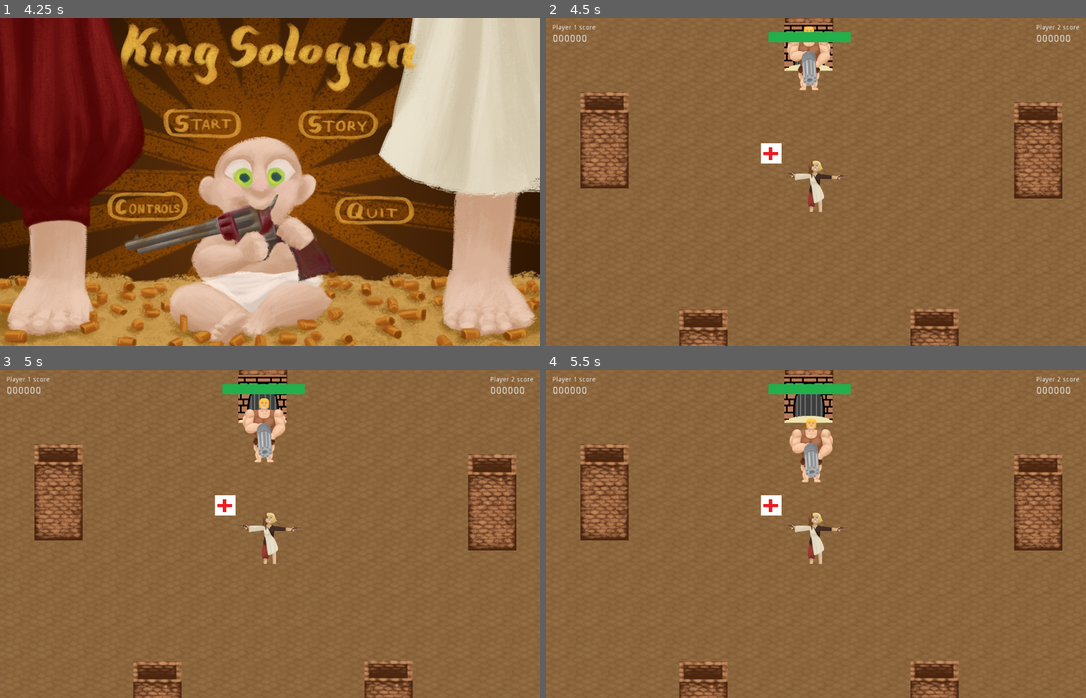
Above: before the commit, frames 1-4 (two rows, left to right).
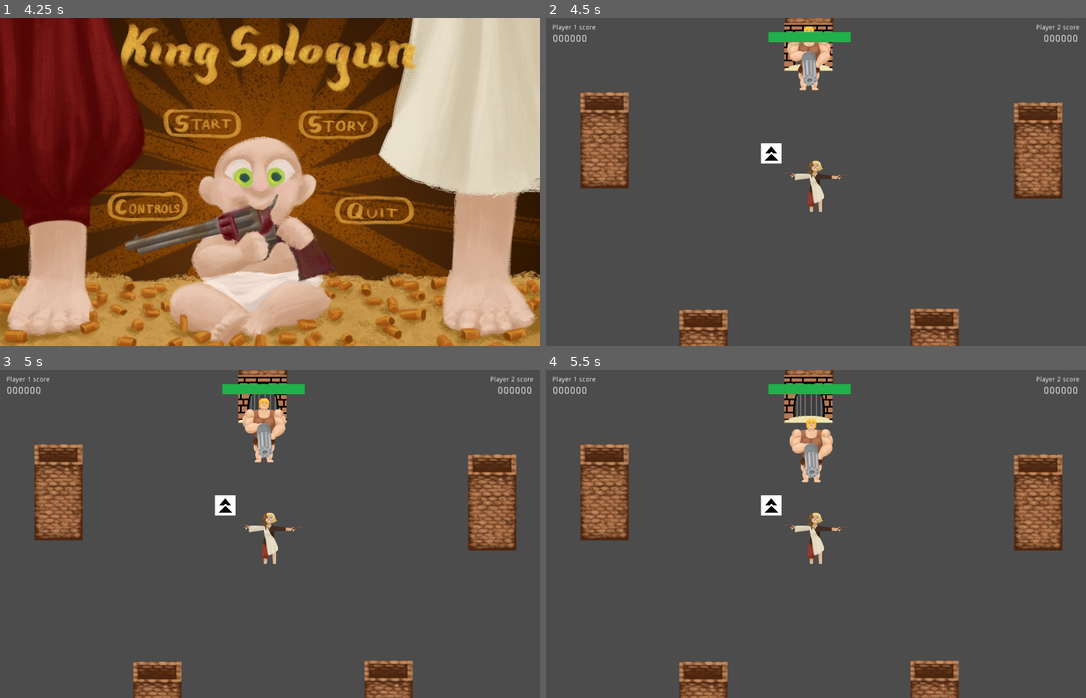
Above: after the commit, the same moments.

Repository: xenoexplorator/Ymir
Game: Godot game, scene res://Root.tscn
The game is run twice, just before and just after one commit, with the same random seed, the same clock (stepped at 60 frames per second) and the same inputs.
Inputs (mouse positions are in pixels of both pictures, inside the frame that each line leads up to):
- Up to frame 1 (4.25 s): click (199, 122) at 0.5 s; click (199, 122) at 1.25 s; click (340, 126) at 2 s; click (340, 126) at 2.75 s; click "OK" at 3.5 s
- Up to frame 2 (4.5 s): click (745, 122) at 4.25 s
- Up to frame 3 (5 s): no input
- Up to frame 4 (5.5 s): no input

Frame 1 is identical in both runs. In frame 2, 90% of the frame differs, in the area x 0-100%, y 0-100%; in frame 3, 90%; in frame 4, 90%.

Commit message:
Upgrade: shotgun!

Diff:
--- a/Scenes/Arena.tscn
+++ b/Scenes/Arena.tscn
@@ -1,20 +1,55 @@
-[gd_scene load_steps=12 format=2]
+[gd_scene load_steps=13 format=2]
 
 [ext_resource path="res://Scenes/Arena.gd" type="Script" id=1]
-[ext_resource path="res://walls_test.tres" type="TileSet" id=2]
-[ext_resource path="res://Scenes/Pillar.tscn" type="PackedScene" id=3]
+[ext_resource path="res://Scenes/Pillar.tscn" type="PackedScene" id=2]
+[ext_resource path="res://walls_test.tres" type="TileSet" id=3]
 [ext_resource path="res://Scenes/Player.tscn" type="PackedScene" id=4]
 [ext_resource path="res://Scenes/EnemySpawner.tscn" type="PackedScene" id=5]
 [ext_resource path="res://Scripts/UIManager.gd" type="Script" id=6]
 [ext_resource path="res://Sprites/barre rouge.png" type="Texture" id=7]
 [ext_resource path="res://Sprites/barre verte.png" type="Texture" id=8]
 [ext_resource path="res://Scripts/HPDisplay.gd" type="Script" id=9]
-[ext_resource path="res://Sounds/Bass-and-choir-free-background-music.wav" type="AudioStream" id=10]
-[ext_resource path="res://Scripts/HealthSpawner.gd" type="Script" id=11]
+[ext_resource path="res://Sprites/barre bleue.png" type="Texture" id=10]
+[ext_resource path="res://Sounds/Bass-and-choir-free-background-music.wav" type="AudioStream" id=11]
+[ext_resource path="res://Scripts/HealthSpawner.gd" type="Script" id=12]
 
 [node name="Arena" type="Node" index="0"]
 
 script = ExtResource( 1 )
+
+[node name="pillars" type="Node" parent="." index="0"]
+
+editor/display_folded = true
+
+[node name="StaticBody2D5" parent="pillars" index="0" instance=ExtResource( 2 )]
+
+position = Vector2( -21.7896, -595.639 )
+collision_layer = 8
+_sections_unfolded = [ "Collision" ]
+
+[node name="StaticBody2D" parent="pillars" index="1" instance=ExtResource( 2 )]
+
+position = Vector2( -350.5, 546.145 )
+collision_layer = 8
+_sections_unfolded = [ "Collision" ]
+
+[node name="StaticBody2D2" parent="pillars" index="2" instance=ExtResource( 2 )]
+
+position = Vector2( 368.484, 542.513 )
+collision_layer = 8
+_sections_unfolded = [ "Collision" ]
+
+[node name="StaticBody2D3" parent="pillars" index="3" instance=ExtResource( 2 )]
+
+position = Vector2( -657.97, -132.284 )
+collision_layer = 8
+_sections_unfolded = [ "Collision" ]
+
+[node name="StaticBody2D4" parent="pillars" index="4" instance=ExtResource( 2 )]
+
+position = Vector2( 691.641, -100.475 )
+collision_layer = 8
+_sections_unfolded = [ "Collision" ]
 
 [node name="TileMap" type="TileMap" parent="." index="0"]
 
@@ -38,40 +73,6 @@
 tile_data = PoolIntArray( -720896, 0, 0, -720895, 0, 0, -720894, 0, 0, -720893, 0, 0, -720892, 0, 0, -720891, 0, 0, -72 …(10226 unchanged characters)…
 _sections_unfolded = [ "Cell", "Collision" ]
 
-[node name="pillars" type="Node" parent="." index="1"]
-
-editor/display_folded = true
-
-[node name="StaticBody2D5" parent="pillars" index="0" instance=ExtResource( 3 )]
-
-position = Vector2( -21.7896, -595.639 )
-collision_layer = 8
-_sections_unfolded = [ "Collision" ]
-
-[node name="StaticBody2D" parent="pillars" index="1" instance=ExtResource( 3 )]
-
-position = Vector2( -350.5, 546.145 )
-collision_layer = 8
-_sections_unfolded = [ "Collision" ]
-
-[node name="StaticBody2D2" parent="pillars" index="2" instance=ExtResource( 3 )]
-
-position = Vector2( 368.484, 542.513 )
-collision_layer = 8
-_sections_unfolded = [ "Collision" ]
-
-[node name="StaticBody2D3" parent="pillars" index="3" instance=ExtResource( 3 )]
-
-position = Vector2( -657.97, -132.284 )
-collision_layer = 8
-_sections_unfolded = [ "Collision" ]
-
-[node name="StaticBody2D4" parent="pillars" index="4" instance=ExtResource( 3 )]
-
-position = Vector2( 691.641, -100.475 )
-collision_layer = 8
-_sections_unfolded = [ "Collision" ]
-
 [node name="Player" parent="." index="2" instance=ExtResource( 4 )]
 
 position = Vector2( -0.163208, -2.45776 )
@@ -108,6 +109,7 @@
 scale = Vector2( 1, 1 )
 transform = Transform2D( 1, 0, 0, 1, 0, 0 )
 script = ExtResource( 6 )
+buff_scale_factor = 900.0
 
 [node name="LabelScoreP1" type="Label" parent="CanvasLayer" index="0"]
 
@@ -157,7 +159,6 @@
 
 [node name="LabelScoreP2" type="Label" parent="CanvasLayer" index="1"]
 
-editor/display_folded = true
 anchor_left = 0.0
 anchor_top = 0.0
 anchor_right = 0.0
@@ -186,8 +187,9 @@
 anchor_top = 0.0
 anchor_right = 0.0
 anchor_bottom = 0.0
-margin_top = 20.0
-margin_right = 48.0
+margin_left = 15.0
+margin_top = 20.0
+margin_right = 63.0
 margin_bottom = 34.0
 rect_scale = Vector2( 1.5, 1.5 )
 rect_pivot_offset = Vector2( 0, 0 )
@@ -204,6 +206,7 @@
 
 [node name="HPUnderBar" type="Sprite" parent="CanvasLayer" index="2"]
 
+editor/display_folded = true
 position = Vector2( 820, 60 )
 texture = ExtResource( 7 )
 _sections_unfolded = [ "Transform" ]
@@ -216,10 +219,26 @@
 script = ExtResource( 9 )
 _sections_unfolded = [ "Offset", "Transform" ]
 
+[node name="PowerUpBarP1" type="Sprite" parent="CanvasLayer" index="3"]
+
+position = Vector2( 20, 90 )
+scale = Vector2( 1, 0.5 )
+texture = ExtResource( 10 )
+offset = Vector2( 128, 0 )
+_sections_unfolded = [ "Offset", "Transform" ]
+
+[node name="PowerUpBarP2" type="Sprite" parent="CanvasLayer" index="4"]
+
+position = Vector2( 1660, 90 )
+scale = Vector2( 1, 0.5 )
+texture = ExtResource( 10 )
+offset = Vector2( -128, 0 )
+_sections_unfolded = [ "Offset", "Transform" ]
+
 [node name="AudioStreamPlayer" type="AudioStreamPlayer" parent="." index="8"]
 
-stream = ExtResource( 10 )
-volume_db = 0.0
+stream = ExtResource( 11 )
+volume_db = -56.89
 pitch_scale = 1.0
 autoplay = true
 mix_target = 0
@@ -227,8 +246,10 @@
 
 [node name="HealthSpawner" type="Node2D" parent="." index="9"]
 
-script = ExtResource( 11 )
+script = ExtResource( 12 )
 minimum_wait = 2000
 maximum_wait = 4000
 
+[connection signal="buff_player" from="Player" to="CanvasLayer" method="_on_buff_player"]
+
 [connection signal="player_damage" from="Player" to="CanvasLayer/HPUnderBar/HPOverBar" method="_on_Player_player_damage"]
--- a/Scenes/Camera2D.gd
+++ b/Scenes/Camera2D.gd
@@ -1,13 +1,4 @@
 extends Camera2D
-
-# class member variables go here, for example:
-# var a = 2
-# var b = "textvar"
-
-func _ready():
-	# Called when the node is added to the scene for the first time.
-	# Initialization here
-	pass
 
 var time = 0
 var period = 0.3
--- a/Scenes/GunUpgrade.tscn
+++ b/Scenes/GunUpgrade.tscn
@@ -8,7 +8,7 @@
 custom_solver_bias = 0.0
 extents = Vector2( 31.4886, 31.6025 )
 
-[node name="GunUpgrade" type="Area2D" index="0"]
+[node name="GunUpgrade" type="Area2D"]
 
 input_pickable = true
 gravity_vec = Vector2( 0, 1 )
@@ -18,7 +18,7 @@
 audio_bus_override = false
 audio_bus_name = "Master"
 script = ExtResource( 1 )
-duration = 15
+duration = 900
 
 [node name="Sprite" type="Sprite" parent="." index="0"]
 
--- a/Scripts/GunUpgrade.gd
+++ b/Scripts/GunUpgrade.gd
@@ -1,11 +1,11 @@
 extends Area2D
 
-export (int) var duration = 15
+export (int) var duration = 900
 
 func _physics_process(delta):
 	var overlap = get_overlapping_bodies()
 	for body in overlap:
 		if body.has_method("upgrade_gun"):
-			body.upgrade_gun(duration)
+			body.upgrade_gun(duration, position)
 			duration = 0
 			queue_free()
--- a/Scripts/HealthSpawner.gd
+++ b/Scripts/HealthSpawner.gd
@@ -4,6 +4,7 @@
 export (int) var maximum_wait = 2000
 var clock = 0
 var health_pack = preload("res://Scenes/HealthPack.tscn")
+var upgrade = preload("res://Scenes/GunUpgrade.tscn")
 
 func _physics_process(delta):
 	clock -= 1
@@ -14,6 +15,7 @@
 func spawn():
 	var x = rand_range(-1500, 1500)
 	var y = rand_range(-800, 800)
-	var pack = health_pack.instance()
-	pack.position = Vector2(x, y)
-	add_child(pack)
+	var i = rand_range(0, 1)
+	var item = [health_pack, upgrade][int(i < 0.5)].instance()
+	item.position = Vector2(x, y)
+	add_child(item)
--- a/Scripts/Player.gd
+++ b/Scripts/Player.gd
@@ -3,8 +3,10 @@
 export (float) var max_hp = 100
 var hp = max_hp
 var bullet_scene = preload("res://Scenes/Bullet.tscn")
+var upgrade_timer = [ 0, 0 ]
 
 signal player_damage
+signal buff_player(player, duration)
 
 func _ready():
 	get_node("KinematicBody2D/Camera2D").make_current()
@@ -13,15 +15,20 @@
 	var bullet = bullet_scene.instance()
 	bullet.shoot(player, origin, orientation)
 	add_child(bullet)
+	if upgrade_timer[player] > 0:
+		for t in [-0.24, -0.12, 0.12, 0.24]:
+			var dt = rand_range(-0.03, 0.03)
+			var dv = rand_range(-1, 1)
+			var b = bullet_scene.instance()
+			b.shoot(player, origin, orientation + t + dt)
+			b.speed += dv
+			add_child(b)
 
 func _take_damage(damage):
 	hp -= damage
 	emit_signal("player_damage", max_hp, hp)
 	if hp <= 0:
-		kill_player()
-
-func kill_player():
-	get_tree().change_scene("res://Scenes/GameOver.tscn")
+		get_tree().change_scene("res://Scenes/GameOver.tscn")
 
 func get_score(player_index):
 	pass
@@ -29,3 +36,13 @@
 func _on_heal(amount):
 	hp = min(hp + amount, max_hp)
 	emit_signal("player_damage", max_hp, hp)
+
+func upgrade(player_index, duration):
+	upgrade_timer[player_index] = duration
+	emit_signal("buff_player", player_index, duration)
+
+func _physics_process(delta):
+	if upgrade_timer[0] > 0:
+		upgrade_timer[0] -= 1
+	if upgrade_timer[1] > 0:
+		upgrade_timer[1] -= 1
--- a/Scripts/PlayerGun.gd
+++ b/Scripts/PlayerGun.gd
@@ -5,7 +5,6 @@
 
 func _ready():
 	trigger_action = "player%d_trigger" % (player_index + 1)
-	print(trigger_action)
 
 func _input(event):
 	# Orientation du GUN et PEW PEW
--- a/Scripts/PlayerMovement.gd
+++ b/Scripts/PlayerMovement.gd
@@ -41,3 +41,12 @@
 
 func heal(amount):
 	emit_signal("heal", amount)
+
+func upgrade_gun(duration, pickup):
+	var delta = pickup - position
+	var claim_p1 = delta.dot(velocity_p1)
+	var claim_p2 = delta.dot(velocity_p2)
+	if claim_p1 == claim_p2:
+		return # probablement pas
+	var player_index = int(claim_p2 > claim_p1)
+	get_parent().upgrade(player_index, duration)
--- a/Scripts/UIManager.gd
+++ b/Scripts/UIManager.gd
@@ -1,14 +1,30 @@
 extends CanvasLayer
 
+export (float) var buff_scale_factor = 900.0
 var player_scores = [ 0, 0 ]
 var player_score_labels = [ ]
+var buff_durations = [ 0, 0 ]
+var buff_bars = [ ]
 
 func _ready():
 	player_score_labels.push_back(get_node("LabelScoreP1/Score1"))
 	player_score_labels.push_back(get_node("LabelScoreP2/Score2"))
+	buff_bars.push_back(get_node("PowerUpBarP1"))
+	buff_bars.push_back(get_node("PowerUpBarP2"))
+	buff_bars[0].scale = Vector2(0, 0.5)
+	buff_bars[1].scale = Vector2(0, 0.5)
 
 func _on_points_gained(player_index, points):
 	player_scores[player_index] += points
 	global.player_1_score = player_scores[0]
 	global.player_2_score = player_scores[1]
 	player_score_labels[player_index].text = "%06d" % player_scores[player_index]
+
+func _physics_process(delta):
+	buff_bars[0].scale = Vector2(max(float(buff_durations[0]) / buff_scale_factor, 0), 0.5)
+	buff_durations[0] -= 1
+	buff_bars[1].scale = Vector2(max(float(buff_durations[1]) / buff_scale_factor, 0), 0.5)
+	buff_durations[1] -= 1
+
+func _on_buff_player(player, duration):
+	buff_durations[player] = duration
Binary file added: Sprites/barre bleue.png
Not shown, added: Sprites/barre bleue.png.import
